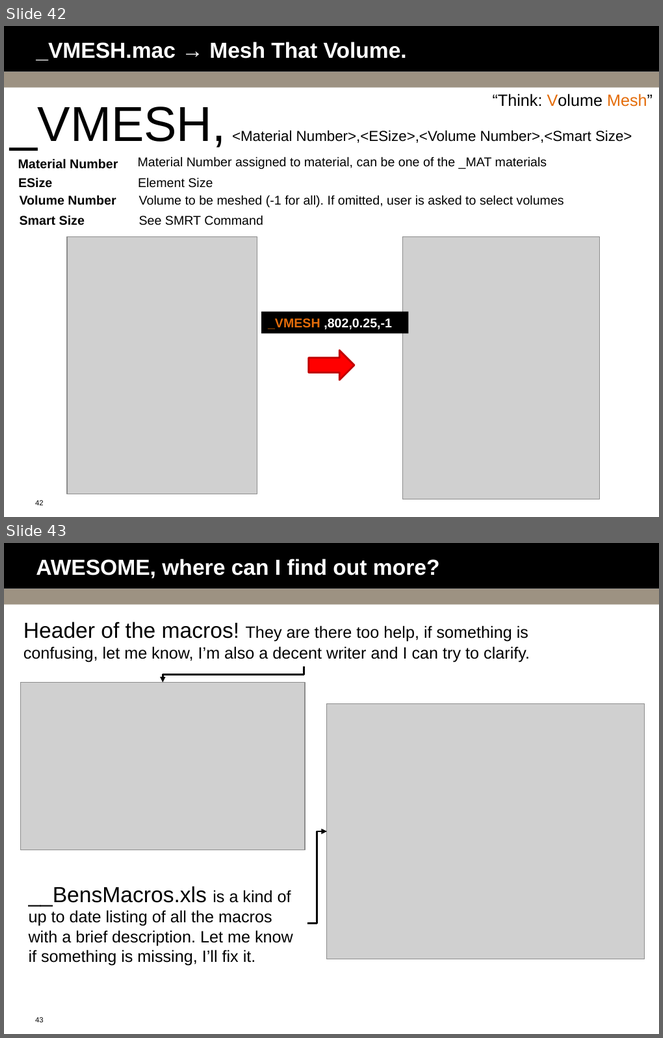
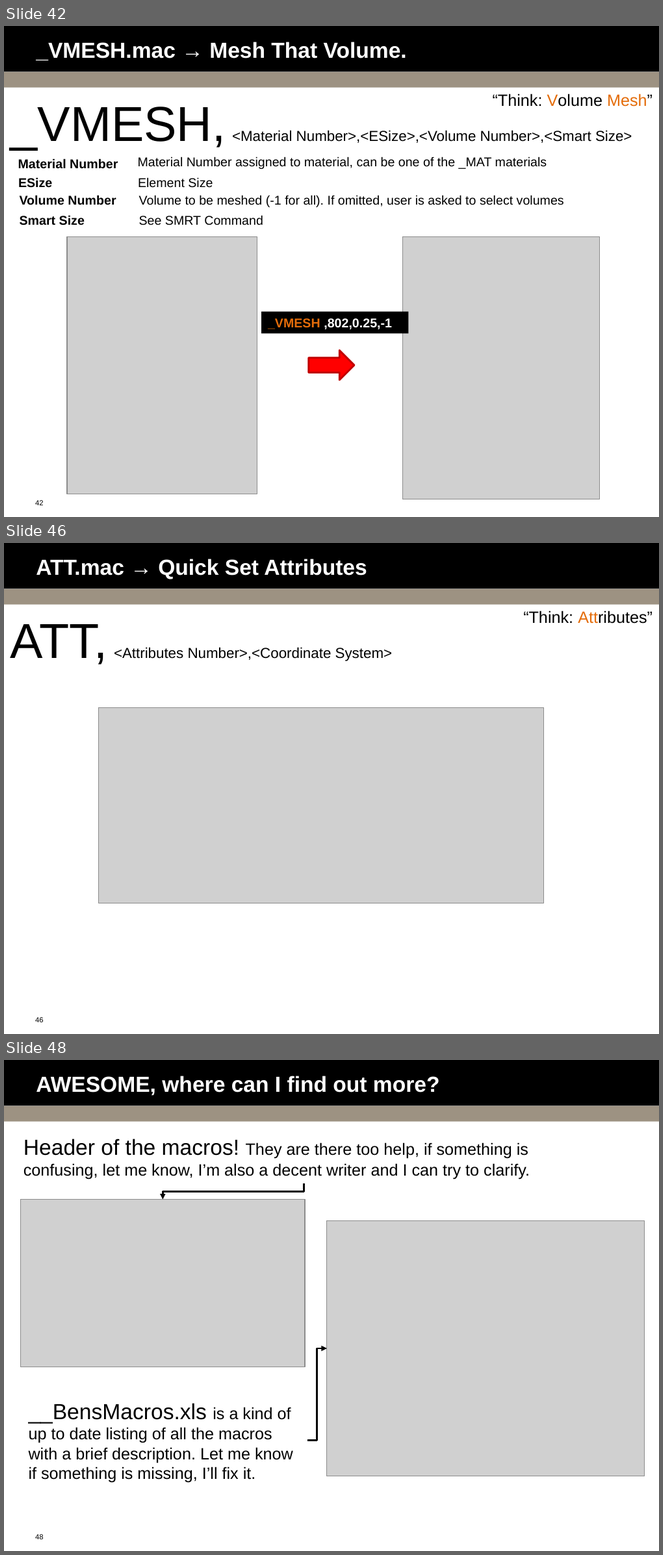
Before and after one commit to bguest/ansys-macros, a slide deck: Macro-Mania.pptx. Shown one above the other, each under a label of ours: slides 42 and 43 before the commit, slides 42, 46 and 48 after it; the slides between them are not shown. The pictures are 663x1038 and 663x1555 pixels, drawn with LibreOffice and Linux fonts; fonts in the diff are those of the drawing; grey boxes stand for pictures; background and template pictures are left out. Boxes give left, top, right and bottom in pixels: in the first picture for what was removed or moved away, otherwise in the second. Text is boxed around its words. In the diff, an @@ line names an element or a change of style, - is before the commit and + after.

```diff
--- a/Macro-Mania.pptx
+++ b/Macro-Mania.pptx
@@ slide 46 added at <box>4,543,659,1034</box>, background #FFFFFF; not listed: 3 template elements that a slide beside it also shows @@
@@ title added at <box>36,559,367,579</box>, 24 pt, text #FFFFFF, bold @@
+ATT.mac → Quick Set Attributes
@@ text added at <box>523,611,653,624</box>, 18 pt, text #000000 @@
+“Think: Attributes”
@@ text added at <box>10,624,393,665</box>, 16 pt, text #000000 @@
+ATT, <Attributes Number>,<Coordinate System>
@@ picture added at <box>99,707,545,903</box> @@
@@ what was slide 43 is now slide 48 @@
@@ page number at <box>35,1534,43,1540</box>: text changed @@
-43
+48
```
Also in this commit, not shown: 4 other slides added, 4 other files.
